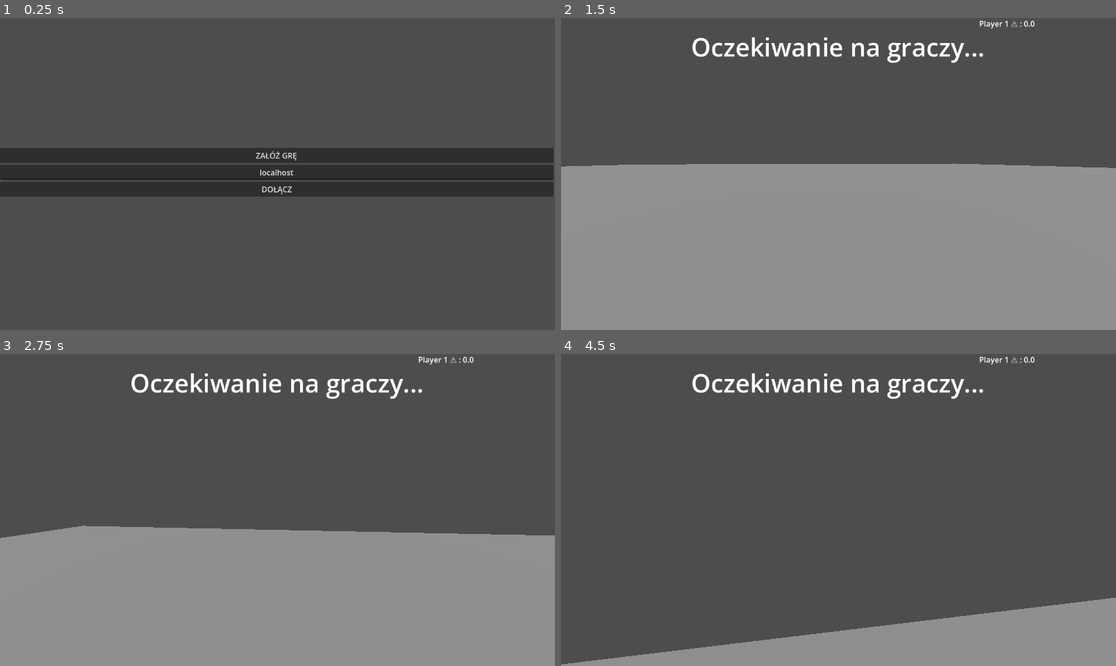
Above: before the commit, frames 1-4 (two rows, left to right).
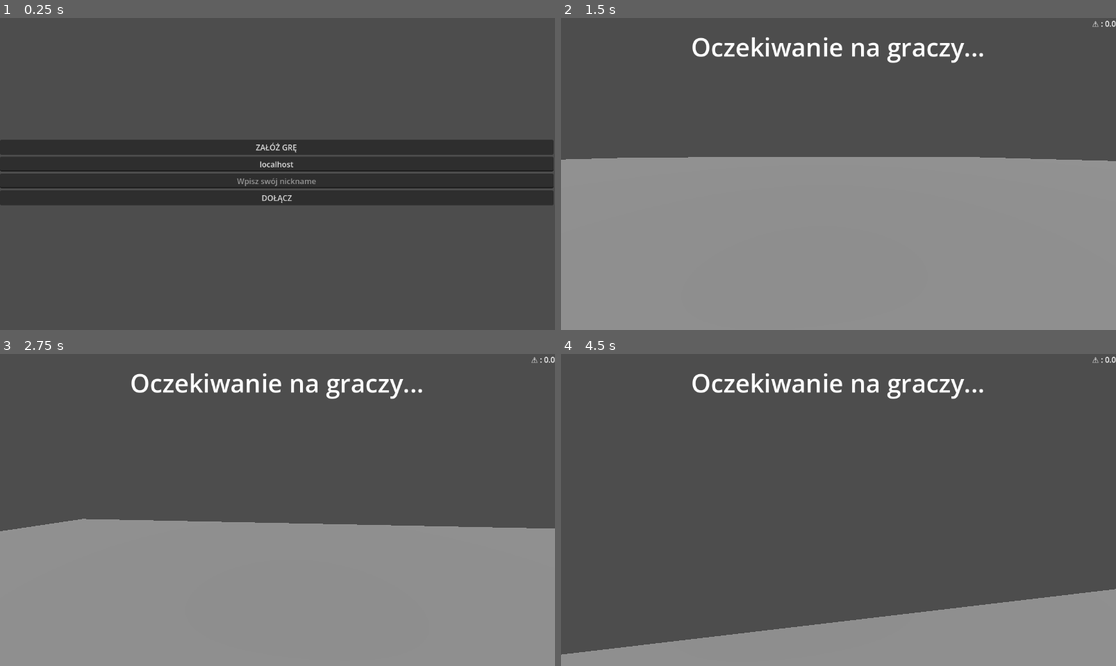
Above: after the commit, the same moments.

Repository: etper/tag-game
Game: Godot game, scene res://scenes/main menu.tscn
Two runs of this game, one before a commit and one after it. Both use one fixed random seed, a clock stepped at 60 frames per second and the inputs below.
Inputs (mouse positions are in pixels of both pictures, inside the frame that each line leads up to):
- Up to frame 1 (0.25 s): no input
- Up to frame 2 (1.5 s): click "ZAŁÓŻ GRĘ" at 0.5 s; tap Enter at 1.25 s; move the mouse to (866, 174) at 1.27 s; hold W (move_forward) from 1.28 s (still down)
- Up to frame 3 (2.75 s): keep holding W (move_forward); tap Space (jump) at 1.52, 2.27 s; move the mouse to (249, 510) at 2.02 s
- Up to frame 4 (4.5 s): keep holding W (move_forward); move the mouse to (849, 503) at 2.77 s; move the mouse to (832, 516) at 3.52 s; tap Space (jump) at 3.77 s; move the mouse to (877, 513) at 4.27 s

The runs differ from the first frame. In frame 1, 8.0% of the frame differs, in the area x 0-100%, y 38-60%; in frame 2, 2.3%; in frame 3, 2.3%; in frame 4, 3.1%.

Commit message:
nicknames!

Diff:
--- a/scenes/main menu.tscn
+++ b/scenes/main menu.tscn
@@ -23,6 +23,11 @@
 placeholder_text = "WPISZ IP"
 alignment = 1
 
+[node name="NameInput" type="LineEdit" parent="VBoxContainer" unique_id=1838791756]
+layout_mode = 2
+placeholder_text = "Wpisz swój nickname"
+alignment = 1
+
 [node name="JoinButton" type="Button" parent="VBoxContainer" unique_id=1502832205]
 layout_mode = 2
 text = "DOŁĄCZ"
--- a/scenes/main.tscn
+++ b/scenes/main.tscn
@@ -44,6 +44,9 @@
 offset_left = 868.0
 offset_right = 1152.0
 offset_bottom = 123.0
+text = "PLAYER 1: 0.0
+PLAYER 2: 0.0"
+horizontal_alignment = 2
 
 [node name="PressureBar" type="TextureProgressBar" parent="CanvasLayer" unique_id=1509003843]
 offset_left = 444.0
--- a/scenes/player.tscn
+++ b/scenes/player.tscn
@@ -22,3 +22,9 @@
 [node name="HeartbeatPlayer" type="AudioStreamPlayer3D" parent="." unique_id=2072563342]
 stream = ExtResource("2_g2els")
 parameters/looping = true
+
+[node name="NameLabel" type="Label3D" parent="." unique_id=603138905]
+transform = Transform3D(1, 0, 0, 0, 1, 0, 0, 0, 1, 0, 1.2985946, 0)
+billboard = 1
+text = "Sex"
+font_size = 64
--- a/scripts/main_menu.gd
+++ b/scripts/main_menu.gd
@@ -1,11 +1,14 @@
 extends Control
 
 @onready var ip_input = $VBoxContainer/IPInput
+
+@onready var name_input = $VBoxContainer/NameInput
 
 func _on_host_button_pressed():
 	var scene = load("res://scenes/main.tscn").instantiate()
 
 	scene.auto_host = true
+	scene.player_nickname = name_input.text
 
 	get_tree().root.add_child(scene)
 	get_tree().current_scene.queue_free()
@@ -15,6 +18,7 @@
 	var scene = load("res://scenes/main.tscn").instantiate()
 
 	scene.join_ip = ip_input.text
+	scene.player_nickname = name_input.text
 
 	get_tree().root.add_child(scene)
 	get_tree().current_scene.queue_free()
--- a/scripts/network.gd
+++ b/scripts/network.gd
@@ -13,6 +13,9 @@
 
 }
 
+var player_nicknames = {}
+var player_nickname = "Player"
+
 var game_state = GameState.WAITING
 
 @onready var tag_sound = $TagSound
@@ -70,6 +73,7 @@
 	print("Hosting")
 
 	_spawn_player.rpc(multiplayer.get_unique_id())
+	player_nicknames[multiplayer.get_unique_id()] = player_nickname
 
 func join_game(ip):
 	var peer = ENetMultiplayerPeer.new()
@@ -81,6 +85,7 @@
 
 func _connected_ok():
 	print("Connected to server")
+	register_nickname.rpc_id(1, multiplayer.get_unique_id(), player_nickname)
 
 func _on_peer_connected(id):
 	print("Peer connected: ", id)
@@ -112,6 +117,12 @@
 
 	add_child(player)
 
+	if player_nicknames.has(id):
+
+		player.set_nickname(
+			player_nicknames[id]
+		)
+
 	player_scores[id] = 0
 
 	player.set_is_it(id == it_player_id)
@@ -254,7 +265,8 @@
 
 	for id in sorted_players:
 
-		var line = "Player " + str(id)
+		var nickname = player_nicknames.get(id, "Player " + str(id))
+		var line = nickname
 
 		if id == it_player_id:
 			line += " [IT]"
@@ -416,3 +428,29 @@
 @rpc("any_peer", "call_local")
 func sync_scores(new_scores):
 	player_scores = new_scores
+
+@rpc("any_peer")
+func register_nickname(id, nickname):
+
+	if multiplayer.is_server():
+
+		player_nicknames[id] = nickname
+
+		sync_nicknames.rpc(player_nicknames)
+
+@rpc("any_peer", "call_local")
+func sync_nicknames(new_names):
+
+	player_nicknames = new_names
+
+	for child in get_children():
+
+		if child is CharacterBody3D:
+
+			var id = int(child.name)
+
+			if player_nicknames.has(id):
+
+				child.set_nickname(
+					player_nicknames[id]
+				)
--- a/scripts/notes.gd
+++ b/scripts/notes.gd
@@ -2,19 +2,10 @@
 
 #more fun game
 	#special powers for IT
-	#vertical movement
-		#grappling hook
-		#climbing
-		#sliding downhill
-		#
 	#parkour movement
 	#score pressure
 		#shrinking safe zone, gaining points outside fog
-		#combo scoring, tag someone within 5s of becoming IT, lose some points
 	#tagging feel good
-		#make the chase asymmetric
-			#give it one strong movement tool
-			#one weakness
 		#reward risky movement
 			#shortcuts
 			#dangerous routes
@@ -30,3 +21,24 @@
 		#stamina
 		#dash recharge
 		#downhill speed boosts
+	#make IT have unique playstyle
+		#one unfair strength
+		#one exploitable weakness
+	#make concrete special map
+		#corners
+		#verticality
+		#escape routes
+		#commitment
+		#risky shortcuts
+	#make tagging more than proximity
+		#skill expression
+		#timing
+		#baiting
+		#directional combat
+		#clutch mechanics
+	#escalation during a round
+		#map changes
+		#danger increases
+		#mobility expands
+		#safe zones shrink
+		#players become desperate
--- a/scripts/player.gd
+++ b/scripts/player.gd
@@ -12,6 +12,8 @@
 const GRAVITY = 20.0
 
 var danger_amount := 0.0
+
+var nickname = "Player"
 
 const MAX_JUMPS = 2
 
@@ -207,3 +209,9 @@
 	else:
 
 		heartbeat_player.stop()
+
+func set_nickname(value):
+
+	nickname = value
+
+	$NameLabel.text = value
